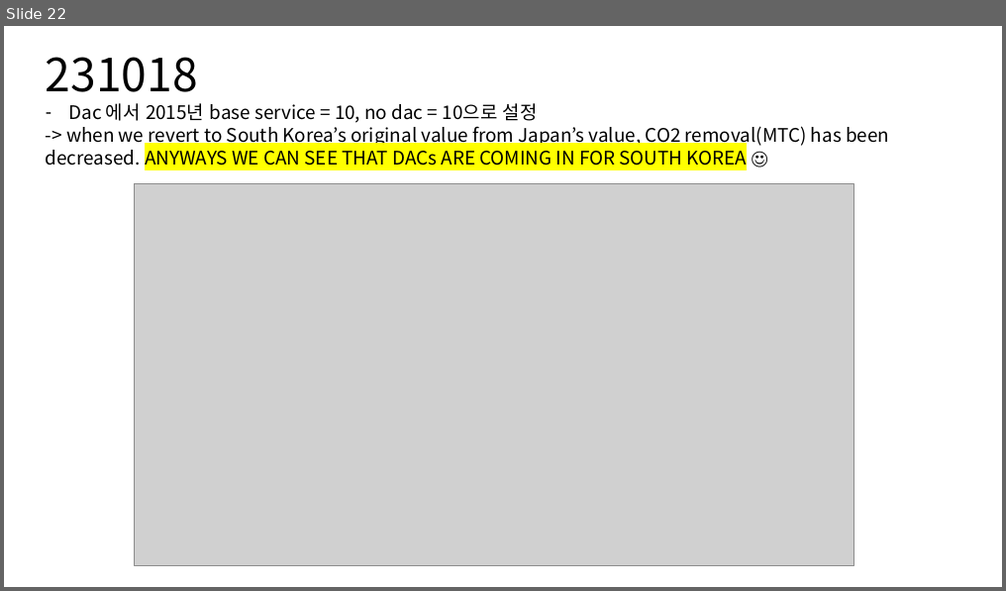
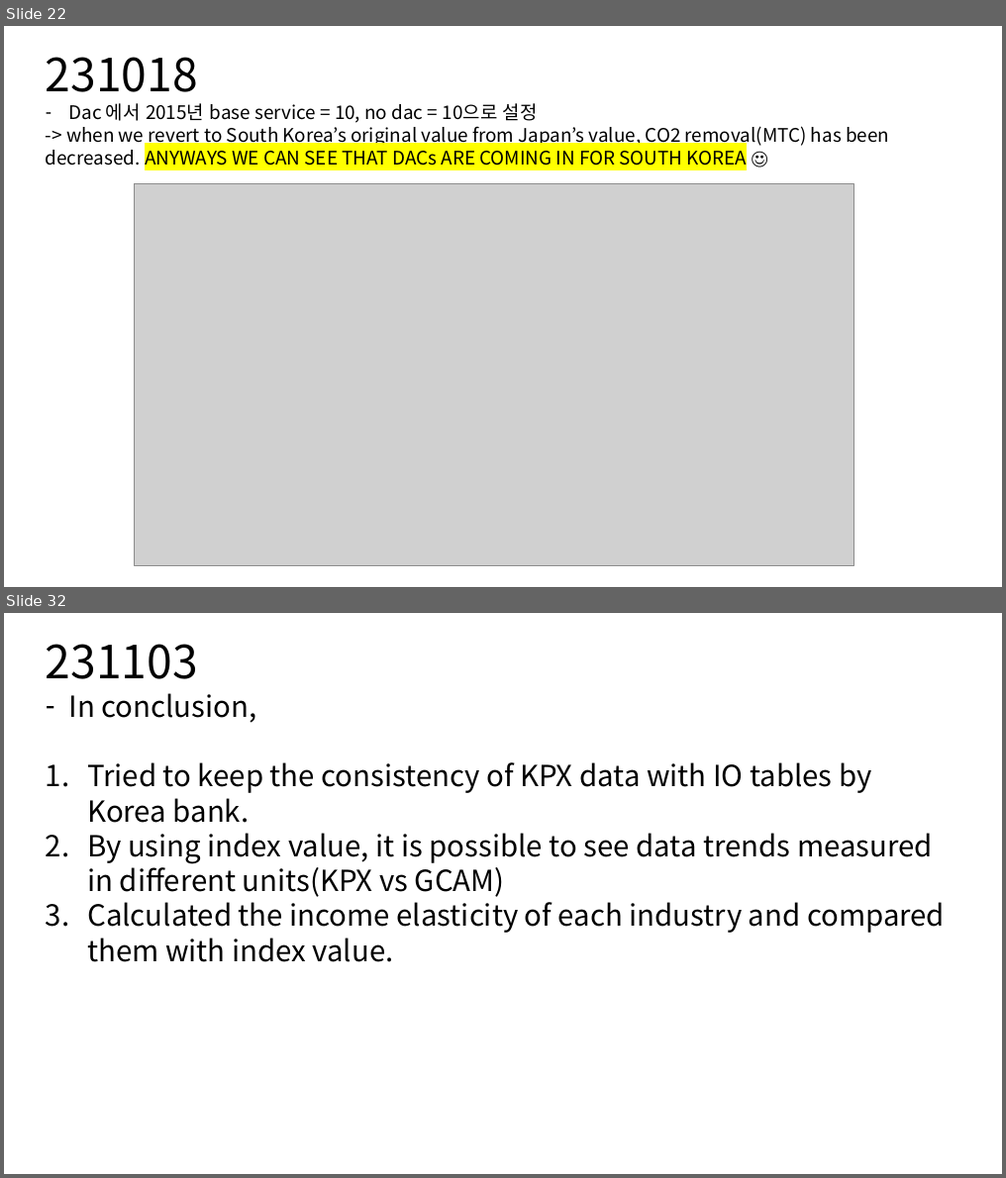
Before and after one commit to coreanjs/jiseok_personal, a slide deck: KAIST_IAM_GROUP/230926_dac_cstorage.pptx. Shown one above the other, each under a label of ours: slide 22 before the commit, slides 22 and 32 after it; the slides between them are not shown. The pictures are 1006x591 and 1006x1178 pixels, drawn with LibreOffice and Linux fonts; fonts in the diff are those of the drawing; grey boxes stand for pictures. Boxes give left, top, right and bottom in pixels: in the first picture for what was removed or moved away, otherwise in the second. Text is boxed around its words. In the diff, an @@ line names an element or a change of style, - is before the commit and + after.

```diff
--- a/KAIST_IAM_GROUP/230926_dac_cstorage.pptx
+++ b/KAIST_IAM_GROUP/230926_dac_cstorage.pptx
@@ slide 32 added at bbox=[4, 613, 1002, 1174], background #FFFFFF @@
@@ text added at bbox=[46, 644, 944, 962], 28 pt, text #000000 @@
+231103
+– In conclusion,
+1. Tried to keep the consistency of KPX data with IO tables by Korea bank.
+2. By using index value, it is possible to see data trends measured in different units(KPX vs GCAM)
+3. Calculated the income elasticity of each industry and compared them with index value.
```
Also in this commit, not shown: 9 other slides added, 47 other files.
